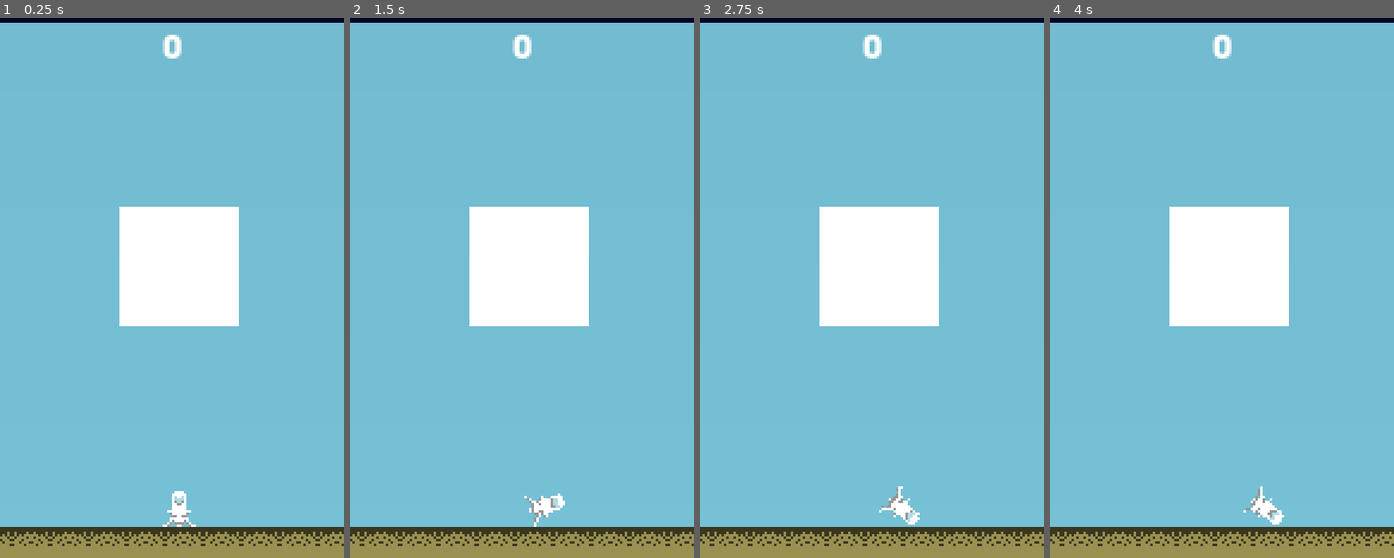
Above: before the commit, frames 1-4 (left to right).
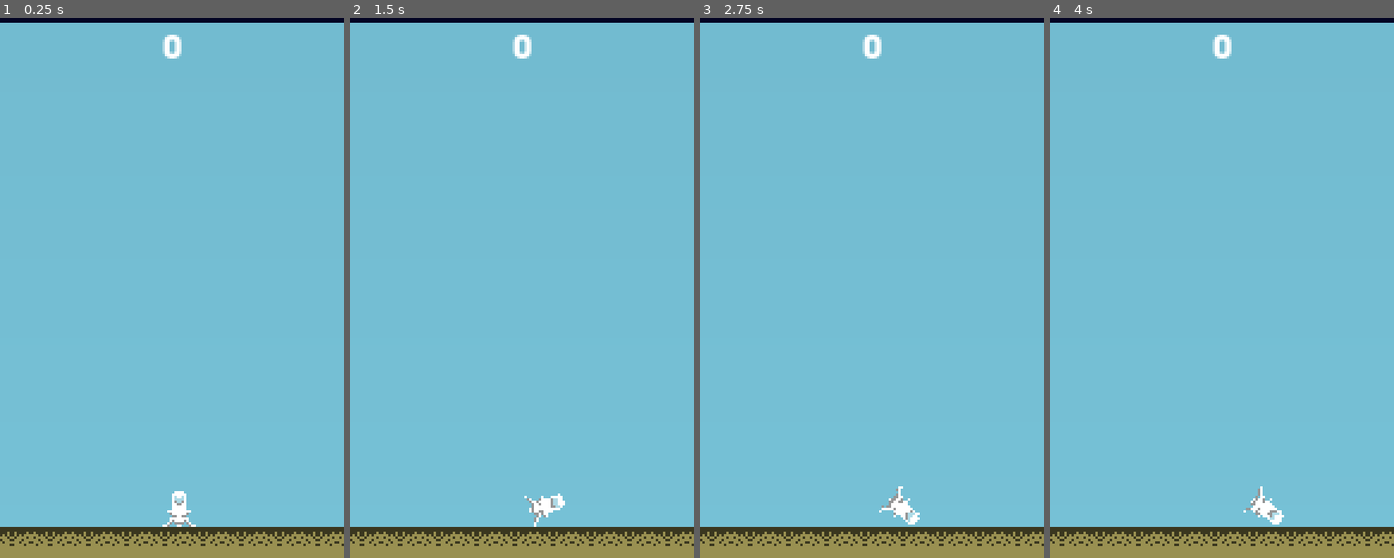
Above: after the commit, the same moments.

Repository: OddvarLookus/PlanetRush
Game: Godot game, scene res://Scenes/GameScene.tscn
The game is run twice, just before and just after one commit, with the same random seed, the same clock (stepped at 60 frames per second) and the same inputs. The project has no main scene, so this scene is started directly.
Inputs:
- Up to frame 1 (0.25 s): no input
- Up to frame 2 (1.5 s): tap Enter at 0.5 s; hold D (right) 0.53-1.28 s; hold A (left) from 1.28 s (still down)
- Up to frame 3 (2.75 s): release A (left) at 2.03 s; hold D (right) from 2.03 s (still down)
- Up to frame 4 (4 s): release D (right) at 2.78 s; hold W (accelerate) 2.78-3.53 s; hold A (left) from 3.53 s (still down)

The runs differ from the first frame. In frame 1, 7.7% of the frame differs, in the area x 34-70%, y 34-58%; in frame 2, 7.7%; in frame 3, 7.7%; in frame 4, 7.7%.

Commit message:
added octaves shader, seeded cellular shader

Diff:
--- a/Data/Graphics FX/cellularNoiseShader.shader
+++ b/Data/Graphics FX/cellularNoiseShader.shader
@@ -1,16 +1,16 @@
 shader_type canvas_item;
 
 uniform float noise_scale;
-
+uniform float seed;
 
 float rand2d (in vec2 pos)
 {
-    return fract(sin(dot(pos, vec2(12.9898, 78.233))) * 43758.5453123);
+    return fract(sin(dot(pos, vec2(12.9898, 78.233))) * 4358.5453123);
 }
 
 vec2 rand2dvec2(in vec2 pos)
 {
-	return fract(sin( vec2(dot(pos, vec2(127.1, 311.7)), dot(pos, vec2(269.5, 183.3)))));
+	return fract(sin( vec2(dot(pos, vec2(127.1 * seed, 311.7 * seed)), dot(pos, vec2(269.5 * seed, 183.3 * seed)))));
 }
 
 float cellularNoise(in vec2 coord)
--- /dev/null
+++ b/Data/Graphics FX/octavesValueNoise.shader
@@ -0,0 +1,61 @@
+shader_type canvas_item;
+
+uniform float noise_size = 5.0;
+uniform int octaves: hint_range(0,8,1);
+uniform float octave_scaling = 2.0;
+uniform float octave_contribution : hint_range(0.01, 1.0);
+
+
+float rand2d (vec2 st)
+{
+    return fract(sin(dot(st.xy, vec2(12.9898, 78.233))) * 43758.5453123);
+}
+
+
+float noise(vec2 st)
+{
+	vec2 i = floor(st);
+	vec2 f = fract(st);
+
+	//4 corners. takes the integer part to get the tile
+	float a = rand2d(i);
+	float b = rand2d(i + vec2(1.0, 0.0));
+	float c = rand2d(i + vec2(0.0, 1.0));
+	float d = rand2d(i + vec2(1.0, 1.0));
+
+	vec2 t = smoothstep(0.0, 1.0, f);
+
+	float topmix = mix(a,b, t.x);
+	float botmix = mix(c,d, t.x);
+	float totmix = mix(topmix, botmix, t.y);
+
+	return totmix;
+
+}
+
+float octavesValueNoise(vec2 coord)
+{
+	float totVal = 0.0;
+	float scale = 0.5;
+	float col_normalize_val = 0.0;
+
+	for(int i = 0; i < octaves; i++)
+	{
+		totVal += noise(coord) * scale;
+		col_normalize_val += scale;
+		coord *= octave_scaling;
+		scale *= octave_contribution;
+
+	}
+
+	return totVal / col_normalize_val;
+}
+
+void fragment()
+{
+	vec2 coord = UV * noise_size;
+
+	COLOR = vec4(vec3(octavesValueNoise(coord)),1.0);
+
+
+}
--- a/Scenes/Game0.tscn
+++ b/Scenes/Game0.tscn
@@ -70,23 +70,6 @@
 [sub_resource type="RectangleShape2D" id=12]
 extents = Vector2( 137, 8 )
 
-[sub_resource type="Shader" id=15]
-code = "shader_type canvas_item;
-
-
-
-
-
-void fragment()
-{
-
-}
-
-"
-
-[sub_resource type="ShaderMaterial" id=14]
-shader = SubResource( 15 )
-
 [node name="Game0" type="Node"]
 
 [node name="GameManager" type="Node" parent="."]
@@ -258,10 +241,4 @@
 position = Vector2( -2, 1 )
 shape = SubResource( 12 )
 
-[node name="noise spr" type="Sprite" parent="."]
-material = SubResource( 14 )
-position = Vector2( 74, 130 )
-scale = Vector2( 50, 50 )
-texture = ExtResource( 15 )
-
 [connection signal="timeout" from="HazardsSpawner/check timers timer" to="HazardsSpawner" method="check_timers"]
Not shown: 1 places in Scenes/Game0.tscn that only renumber resources
